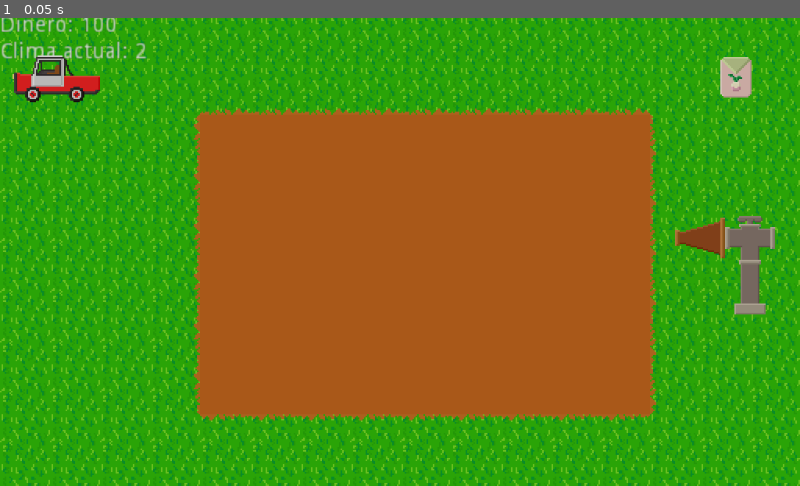
Above: before the commit, frame 1.
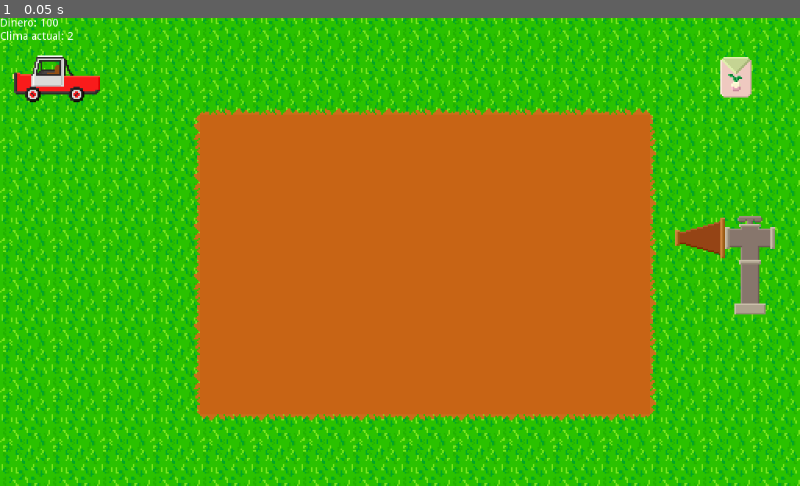
Above: after the commit, the same moment.

Repository: CudrisMartin/Proyecto_cebollas
Game: Godot game, scene res://Mundo.tscn
Same seed, same stepped clock (60 frames per second), same inputs: the game is played once before the commit and once after it. The project has no main scene, so this scene is started directly.
Inputs:
- Up to frame 1 (0.05 s): no input

The runs differ from the first frame. In frame 1, 95% of the frame differs, in the area x 0-100%, y 0-100%.

Commit message:
Commit pre-alfa
-Correción de errores
-Trabajar en pantalla final

Diff:
--- /dev/null
+++ b/Proyecto_cebolla_GD/GravityBold8.tres
@@ -0,0 +1,9 @@
+[gd_resource type="DynamicFont" load_steps=2 format=2]
+
+[ext_resource path="res://GravityBold8.ttf" type="DynamicFontData" id=1]
+
+[resource]
+size = 8
+outline_size = 1
+outline_color = Color( 0.00392157, 0, 0, 1 )
+font_data = ExtResource( 1 )
--- /dev/null
+++ b/Proyecto_cebolla_GD/Menus.tres
@@ -0,0 +1,55 @@
+[gd_resource type="Theme" load_steps=6 format=2]
+
+[ext_resource path="res://GravityBold8.tres" type="DynamicFont" id=1]
+
+[sub_resource type="StyleBoxFlat" id=7]
+bg_color = Color( 0.905882, 0.711765, 0.129412, 1 )
+border_width_left = 2
+border_width_top = 2
+border_width_right = 2
+border_width_bottom = 2
+border_color = Color( 0.823529, 0.451164, 0.0156863, 1 )
+
+[sub_resource type="StyleBoxFlat" id=8]
+bg_color = Color( 0.905882, 0.87451, 0.129412, 1 )
+border_width_left = 4
+border_width_top = 4
+border_width_right = 4
+border_width_bottom = 4
+border_color = Color( 0.823529, 0.603922, 0.0156863, 1 )
+
+[sub_resource type="StyleBoxFlat" id=9]
+bg_color = Color( 0.957031, 0.421972, 0.100937, 1 )
+border_width_left = 4
+border_width_top = 4
+border_width_right = 4
+border_width_bottom = 4
+border_color = Color( 0.699219, 0.321976, 0.117447, 1 )
+anti_aliasing = false
+
+[sub_resource type="StyleBoxFlat" id=6]
+bg_color = Color( 0.952941, 0.760784, 0.423529, 1 )
+border_width_left = 4
+border_width_top = 4
+border_width_right = 4
+border_width_bottom = 4
+border_color = Color( 0.824219, 0.520117, 0.196396, 1 )
+shadow_color = Color( 0, 0, 0, 0 )
+anti_aliasing = false
+
+[resource]
+default_font = ExtResource( 1 )
+Button/colors/font_color = Color( 0.88, 0.88, 0.88, 1 )
+Button/colors/font_color_disabled = Color( 0.9, 0.9, 0.9, 0.2 )
+Button/colors/font_color_focus = Color( 0.94, 0.94, 0.94, 1 )
+Button/colors/font_color_hover = Color( 0.94, 0.94, 0.94, 1 )
+Button/colors/font_color_pressed = Color( 1, 1, 1, 1 )
+Button/constants/hseparation = 2
+Button/styles/disabled = null
+Button/styles/focus = null
+Button/styles/hover = SubResource( 7 )
+Button/styles/normal = SubResource( 8 )
+Button/styles/pressed = SubResource( 9 )
+Label/fonts/font = ExtResource( 1 )
+Panel/colors/0a03f2 = Color( 0.301961, 0.929412, 0.784314, 1 )
+Panel/styles/panel = SubResource( 6 )
--- a/Proyecto_cebolla_GD/Mundo.tscn
+++ b/Proyecto_cebolla_GD/Mundo.tscn
@@ -8,6 +8,8 @@
 [ext_resource path="res://Scripts/Mundo.gd" type="Script" id=6]
 [ext_resource path="res://Objetos/Carro.tscn" type="PackedScene" id=7]
 [ext_resource path="res://Nodos/Clima.tscn" type="PackedScene" id=8]
+[ext_resource path="res://Nodos/Reloj.tscn" type="PackedScene" id=9]
+[ext_resource path="res://Menus.tres" type="Theme" id=10]
 
 [sub_resource type="Gradient" id=2]
 offsets = PoolRealArray( 0, 0.988235, 1 )
@@ -43,6 +45,34 @@
 color = Color( 0, 0.866667, 1, 1 )
 color_ramp = SubResource( 3 )
 
+[sub_resource type="Animation" id=5]
+resource_name = "Fin_dia"
+length = 3.0
+tracks/0/type = "value"
+tracks/0/path = NodePath("Carro:position")
+tracks/0/interp = 1
+tracks/0/loop_wrap = true
+tracks/0/imported = false
+tracks/0/enabled = true
+tracks/0/keys = {
+"times": PoolRealArray( 0, 3 ),
+"transitions": PoolRealArray( 1, 1 ),
+"update": 0,
+"values": [ Vector2( 40, 40 ), Vector2( -56, 40 ) ]
+}
+tracks/1/type = "value"
+tracks/1/path = NodePath("CanvasLayer/Noche:self_modulate")
+tracks/1/interp = 1
+tracks/1/loop_wrap = true
+tracks/1/imported = false
+tracks/1/enabled = true
+tracks/1/keys = {
+"times": PoolRealArray( 0, 3 ),
+"transitions": PoolRealArray( 1, 1 ),
+"update": 0,
+"values": [ Color( 1, 1, 1, 0 ), Color( 1, 1, 1, 1 ) ]
+}
+
 [node name="Mundo" type="Node2D"]
 script = ExtResource( 6 )
 
@@ -237,26 +267,82 @@
 [node name="CollisionPolygon2D" type="CollisionPolygon2D" parent="StaticBody2D"]
 polygon = PoolVector2Array( 0, 0, 0, 296, 512, 296, 512, 0, 552, 0, 552, 352, -40, 352, -40, 0 )
 
-[node name="Label" type="Label" parent="."]
-margin_right = 40.0
-margin_bottom = 14.0
-
-[node name="Area2D" parent="." instance=ExtResource( 7 )]
+[node name="Carro" parent="." instance=ExtResource( 7 )]
 position = Vector2( 40, 40 )
 
 [node name="Clima" parent="." instance=ExtResource( 8 )]
-
-[node name="ColorRect" type="ColorRect" parent="."]
-margin_right = 512.0
-margin_bottom = 302.0
-mouse_filter = 2
-input_pass_on_modal_close_click = false
-color = Color( 0.164706, 0.152941, 0.152941, 0.196078 )
 
 [node name="Lluvia" type="Particles2D" parent="."]
 position = Vector2( 256, 0 )
 amount = 400
-lifetime = 10.0
+lifetime = 3.0
 randomness = 0.74
 visibility_rect = Rect2( -256, -100, 512, 200 )
 process_material = SubResource( 4 )
+
+[node name="CanvasLayer" type="CanvasLayer" parent="."]
+
+[node name="Noche" type="ColorRect" parent="CanvasLayer"]
+self_modulate = Color( 1, 1, 1, 0 )
+anchor_right = 1.0
+anchor_bottom = 1.0
+mouse_filter = 2
+input_pass_on_modal_close_click = false
+color = Color( 0.0392157, 0.0117647, 0.184314, 1 )
+
+[node name="Clima_act" type="ColorRect" parent="CanvasLayer"]
+anchor_right = 1.0
+anchor_bottom = 1.0
+mouse_filter = 2
+input_pass_on_modal_close_click = false
+color = Color( 0, 0, 0, 0 )
+
+[node name="Control" type="Control" parent="CanvasLayer"]
+margin_right = 512.0
+margin_bottom = 304.0
+
+[node name="Label" type="Label" parent="CanvasLayer/Control"]
+margin_right = 40.0
+margin_bottom = 14.0
+
+[node name="Fin_juego" type="Panel" parent="CanvasLayer/Control"]
+anchor_left = 0.5
+anchor_top = 0.5
+anchor_right = 0.5
+anchor_bottom = 0.5
+margin_left = -120.0
+margin_top = -320.0
+margin_right = 136.0
+margin_bottom = -170.0
+rect_min_size = Vector2( 256, 150 )
+theme = ExtResource( 10 )
+
+[node name="CenterContainer" type="CenterContainer" parent="CanvasLayer/Control/Fin_juego"]
+anchor_right = 1.0
+anchor_bottom = 1.0
+
+[node name="VBoxContainer" type="VBoxContainer" parent="CanvasLayer/Control/Fin_juego/CenterContainer"]
+margin_left = 18.0
+margin_top = 53.0
+margin_right = 238.0
+margin_bottom = 97.0
+
+[node name="Mensaje_final" type="Label" parent="CanvasLayer/Control/Fin_juego/CenterContainer/VBoxContainer"]
+margin_right = 220.0
+margin_bottom = 8.0
+
+[node name="Reiniciar" type="Button" parent="CanvasLayer/Control/Fin_juego/CenterContainer/VBoxContainer"]
+margin_top = 12.0
+margin_right = 220.0
+margin_bottom = 44.0
+rect_min_size = Vector2( 220, 32 )
+theme = ExtResource( 10 )
+text = "Jugar de nuevo"
+
+[node name="Reloj" parent="." instance=ExtResource( 9 )]
+
+[node name="AnimationPlayer" type="AnimationPlayer" parent="."]
+playback_process_mode = 2
+anims/Fin_dia = SubResource( 5 )
+
+[connection signal="pressed" from="CanvasLayer/Control/Fin_juego/CenterContainer/VBoxContainer/Reiniciar" to="." method="_on_Reiniciar_pressed"]
--- a/Proyecto_cebolla_GD/Objetos/Terreno.tscn
+++ b/Proyecto_cebolla_GD/Objetos/Terreno.tscn
@@ -4,7 +4,7 @@
 [ext_resource path="res://Nodos/Reloj.tscn" type="PackedScene" id=2]
 
 [sub_resource type="RectangleShape2D" id=1]
-extents = Vector2( 16, 16 )
+extents = Vector2( 15, 15 )
 
 [sub_resource type="CircleShape2D" id=2]
 radius = 21.9317
@@ -17,7 +17,6 @@
 horas_max = 12
 
 [node name="Area2D" type="Area2D" parent="."]
-visible = false
 
 [node name="CollisionShape2D" type="CollisionShape2D" parent="Area2D"]
 shape = SubResource( 1 )
--- a/Proyecto_cebolla_GD/Plantas/Cebolla.tscn
+++ b/Proyecto_cebolla_GD/Plantas/Cebolla.tscn
@@ -7,7 +7,7 @@
 friction = 0.0
 bounce = 0.29
 
-[node name="Cebolla" type="RigidBody2D"]
+[node name="Cebolla" type="RigidBody2D" groups=["Fruto"]]
 mass = 3.0
 physics_material_override = SubResource( 2 )
 linear_velocity = Vector2( 0, -100 )
--- a/Proyecto_cebolla_GD/Plantas/Cul_cebolla.tscn
+++ b/Proyecto_cebolla_GD/Plantas/Cul_cebolla.tscn
@@ -21,7 +21,7 @@
 "speed": 5.0
 } ]
 
-[node name="Cul_cebolla" type="KinematicBody2D"]
+[node name="Cul_cebolla" type="Node2D" groups=["Cultivo"]]
 script = ExtResource( 1 )
 vel_cre = 3
 fert = 2
@@ -36,6 +36,7 @@
 [node name="Reloj" parent="." instance=ExtResource( 2 )]
 horas_max = 12
 modo = 1
+activado = true
 
 [node name="Label" type="Label" parent="."]
 visible = false
--- a/Proyecto_cebolla_GD/Scripts/Carro.gd
+++ b/Proyecto_cebolla_GD/Scripts/Carro.gd
@@ -1,6 +1,6 @@
 extends Area2D
 
 func _on_Area2D_body_entered(body):
-	if body.name == "Cebolla":
+	if body.is_in_group("Fruto"):
 		Dinero.vender(body.precio)
 		body.delete()
--- a/Proyecto_cebolla_GD/Scripts/Cebolla.gd
+++ b/Proyecto_cebolla_GD/Scripts/Cebolla.gd
@@ -13,7 +13,6 @@
 		precio = 12 - calidad/2
 
 func _process(_delta):
-	sleeping = inside
 	if inside:
 		global_position = get_global_mouse_position()
 
@@ -25,4 +24,4 @@
 		inside = false
 
 func delete():
-	self.queue_free()
+	call_deferred("queue_free")
--- a/Proyecto_cebolla_GD/Scripts/Mundo.gd
+++ b/Proyecto_cebolla_GD/Scripts/Mundo.gd
@@ -1,6 +1,10 @@
 extends Node2D
 
 var clima_act = 2
+
+onready var re = $Reloj
+
+signal reiniciar()
 
 var climas = {
 	1: Color(1,
@@ -18,12 +22,51 @@
 }
 
 func _ready():
+	re.connect("fin_reloj",self,"fin_dia")
 	$Clima.connect("clima_nuevo",self,"clima_nuevo")
 
-func _process(delta):
-	$Label.text = "Dinero: " + str(Dinero.dinero) +"\nClima actual: "+str(clima_act)
+	var ter = get_tree().get_nodes_in_group("Terreno")
+	for i in ter:
+		self.connect("reiniciar",i,"reiniciar")
+
+	inicializar()
+
+func _process(_delta):
+	$CanvasLayer/Control/Label.text = "Dinero: " + str(Dinero.dinero) +"\nClima actual: "+str(clima_act)
 	$Lluvia.emitting = (clima_act == 3)
 
 func clima_nuevo(cl):
 	clima_act = cl
-	$ColorRect.color = climas[cl]
+	$CanvasLayer/Clima_act.color = climas[cl]
+
+func fin_dia():
+	$AnimationPlayer.play("Fin_dia")
+	if Dinero.dinero >= 100:
+		$CanvasLayer/Control/Fin_juego/CenterContainer/VBoxContainer/Mensaje_final.text = "Sobreviviste otro dia más"
+	else:
+		$CanvasLayer/Control/Fin_juego/CenterContainer/VBoxContainer/Mensaje_final.text = "No conseguiste reunír lo suficiente para sobrevivir"
+
+func inicializar():
+
+	emit_signal("reiniciar")
+
+	$Clima/Reloj.restart()
+
+	re.restart()
+
+	var pl = get_tree().get_nodes_in_group("Cultivo")
+
+	if pl.size() != 0:
+		for j in pl:
+			pl[j].call_deferred("queue_free")
+
+	var fr = get_tree().get_nodes_in_group("Fruto")
+
+	if fr.size() != 0:
+		for k in fr:
+			fr[k].call_deferred("queue_free")
+
+
+func _on_Reiniciar_pressed():
+
+	inicializar()
--- a/Proyecto_cebolla_GD/Scripts/Planta.gd
+++ b/Proyecto_cebolla_GD/Scripts/Planta.gd
@@ -1,4 +1,4 @@
-extends KinematicBody2D
+extends Node2D
 
 export (int) var vel_cre
 export (int) var fert
@@ -13,7 +13,14 @@
 
 const F_CEBOLLA = preload("res://Plantas/Cebolla.tscn")
 
+signal cosecha()
+var conec = false
+
 func _process(_delta):
+
+	if ter != null and conec == false:
+		self.connect("cosecha",ter,"cosechar")
+		conec = true
 
 	hid = ter.hid_actual
 
@@ -33,5 +40,6 @@
 		var f = F_CEBOLLA.instance() #should create an instance of other node
 		f.global_position = self.global_position
 		f.calidad = crecimiento
+		emit_signal("cosecha")
 		get_parent().add_child(f)
-		self.queue_free()
+		call_deferred("queue_free")
--- a/Proyecto_cebolla_GD/Scripts/Reloj.gd
+++ b/Proyecto_cebolla_GD/Scripts/Reloj.gd
@@ -8,7 +8,7 @@
 var segundos = 0
 var minutos = 0
 var horas = 0
-var activado = true
+export (bool) var activado = false
 
 func reset():
 	segundos = 0
--- a/Proyecto_cebolla_GD/Scripts/Terreno.gd
+++ b/Proyecto_cebolla_GD/Scripts/Terreno.gd
@@ -60,3 +60,9 @@
 func _on_Plantas_cer_area_entered(area):
 	if area.get_parent().is_in_group("Terreno"):
 		cercanas.append(area.get_parent())
+
+func cosechar():
+	full = false
+
+func reiniciar():
+	reloj.restart()
Binary file added: Proyecto_cebolla_GD/GravityBold8.ttf
Not shown: 1 places in Proyecto_cebolla_GD/Mundo.tscn that only renumber resources
